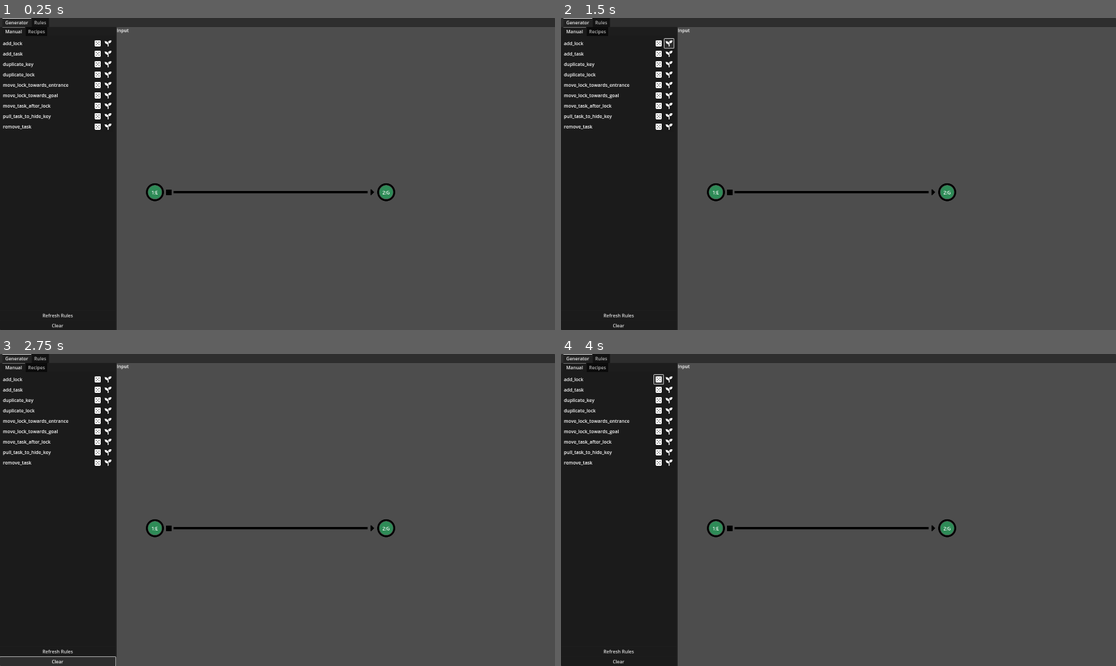
Above: before the commit, frames 1-4 (two rows, left to right).
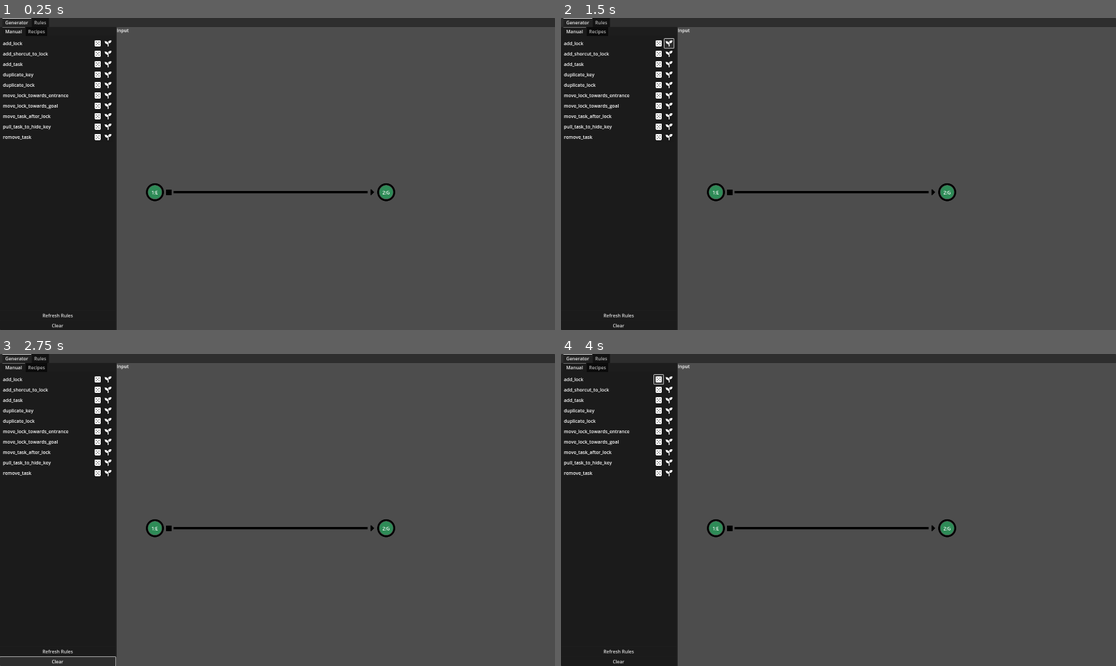
Above: after the commit, the same moments.

Repository: LVoisard/graph-reconstruction-godot
Game: Godot game, scene res://scenes/main.tscn
The game is run twice, just before and just after one commit, with the same random seed, the same clock (stepped at 60 frames per second) and the same inputs.
Inputs (mouse positions are in pixels of both pictures, inside the frame that each line leads up to):
- Up to frame 1 (0.25 s): no input
- Up to frame 2 (1.5 s): click (660, 42) at 0.52 s; click (666, 42) at 1.27 s
- Up to frame 3 (2.75 s): click "Clear" at 2 s
- Up to frame 4 (4 s): click "Refresh Rules" at 2.75 s; click (660, 378) at 3.52 s

The runs differ from the first frame. In frame 1, 0.5% of the frame differs, in the area x 0-21%, y 10-40%; in frame 2, 0.5%; in frame 3, 0.5%; in frame 4, 0.5%.

Commit message:
recipes work, need to fix 1 case but first auto placing

Diff:
--- /dev/null
+++ b/resources/context_actions/graph node/annotations/ca_graph_node_add_annotation_keep_connections.tres
@@ -0,0 +1,9 @@
+[gd_resource type="Resource" load_steps=2 format=3 uid="uid://ciew0kvosnla1"]
+
+[ext_resource type="Script" uid="uid://1tuutthgo3xt" path="res://resources/context_actions/graph node/annotations/ca_graph_node_add_annotation.gd" id="1_ecwea"]
+
+[resource]
+script = ExtResource("1_ecwea")
+type = 4
+action_text = "Keep Connections"
+metadata/_custom_type_script = "uid://dg1p4omlqndtb"
--- /dev/null
+++ b/resources/context_actions/graph node/annotations/ca_graph_node_add_annotation_keep_incoming_connections.tres
@@ -0,0 +1,9 @@
+[gd_resource type="Resource" load_steps=2 format=3 uid="uid://cmo57uhhv57hd"]
+
+[ext_resource type="Script" uid="uid://1tuutthgo3xt" path="res://resources/context_actions/graph node/annotations/ca_graph_node_add_annotation.gd" id="1_vvctf"]
+
+[resource]
+script = ExtResource("1_vvctf")
+type = 2
+action_text = "Keep Incoming Connections"
+metadata/_custom_type_script = "uid://dg1p4omlqndtb"
--- /dev/null
+++ b/resources/context_actions/graph node/annotations/ca_graph_node_add_annotation_keep_outgoing_connections.tres
@@ -0,0 +1,9 @@
+[gd_resource type="Resource" load_steps=2 format=3 uid="uid://b2qlvw5irag3q"]
+
+[ext_resource type="Script" uid="uid://1tuutthgo3xt" path="res://resources/context_actions/graph node/annotations/ca_graph_node_add_annotation.gd" id="1_0wscl"]
+
+[resource]
+script = ExtResource("1_0wscl")
+type = 3
+action_text = "Keep Outgoing Connections"
+metadata/_custom_type_script = "uid://dg1p4omlqndtb"
--- a/resources/context_actions/graph node/annotations/ca_graph_node_add_annotation_removed.tres
+++ b/resources/context_actions/graph node/annotations/ca_graph_node_add_annotation_removed.tres
@@ -4,6 +4,6 @@
 
 [resource]
 script = ExtResource("1_e7mp7")
-type = 2
+type = 5
 action_text = "Removed"
 metadata/_custom_type_script = "uid://dg1p4omlqndtb"
--- a/resources/context_actions/graph node/ca_graph_node_add_annotation.tres
+++ b/resources/context_actions/graph node/ca_graph_node_add_annotation.tres
@@ -1,12 +1,15 @@
-[gd_resource type="Resource" script_class="SubContextAction" load_steps=6 format=3 uid="uid://blc066eqywkgv"]
+[gd_resource type="Resource" script_class="SubContextAction" load_steps=9 format=3 uid="uid://blc066eqywkgv"]
 
 [ext_resource type="Script" uid="uid://dsbdscvfng6du" path="res://resources/context_actions/sub_context_action.gd" id="1_23xao"]
 [ext_resource type="Script" uid="uid://dg1p4omlqndtb" path="res://resources/context_actions/context_action.gd" id="2_8s5p5"]
 [ext_resource type="Resource" uid="uid://dw2xptmhnd58j" path="res://resources/context_actions/graph node/annotations/ca_graph_node_add_annotation_none.tres" id="3_10rpo"]
 [ext_resource type="Resource" uid="uid://dpxj1hw0du5lq" path="res://resources/context_actions/graph node/annotations/ca_graph_node_add_annotation_moved.tres" id="4_gsa2p"]
+[ext_resource type="Resource" uid="uid://cmo57uhhv57hd" path="res://resources/context_actions/graph node/annotations/ca_graph_node_add_annotation_keep_incoming_connections.tres" id="5_23xao"]
 [ext_resource type="Resource" uid="uid://b3jo45ckemtei" path="res://resources/context_actions/graph node/annotations/ca_graph_node_add_annotation_removed.tres" id="5_34xej"]
+[ext_resource type="Resource" uid="uid://ciew0kvosnla1" path="res://resources/context_actions/graph node/annotations/ca_graph_node_add_annotation_keep_connections.tres" id="5_gsa2p"]
+[ext_resource type="Resource" uid="uid://b2qlvw5irag3q" path="res://resources/context_actions/graph node/annotations/ca_graph_node_add_annotation_keep_outgoing_connections.tres" id="6_8s5p5"]
 
 [resource]
 script = ExtResource("1_23xao")
-sub_context_actions = Array[ExtResource("2_8s5p5")]([ExtResource("3_10rpo"), ExtResource("4_gsa2p"), ExtResource("5_34xej")])
+sub_context_actions = Array[ExtResource("2_8s5p5")]([ExtResource("3_10rpo"), ExtResource("4_gsa2p"), ExtResource("5_23xao"), ExtResource("6_8s5p5"), ExtResource("5_gsa2p"), ExtResource("5_34xej")])
 action_text = "Add Annotation"
--- a/resources/context_actions/graph node/ca_graph_node_change_node_type.tres
+++ b/resources/context_actions/graph node/ca_graph_node_change_node_type.tres
@@ -1,10 +1,16 @@
-[gd_resource type="Resource" script_class="SubContextAction" load_steps=4 format=3 uid="uid://tib5hh2wgcax"]
+[gd_resource type="Resource" script_class="SubContextAction" load_steps=10 format=3 uid="uid://tib5hh2wgcax"]
 
 [ext_resource type="Script" uid="uid://dsbdscvfng6du" path="res://resources/context_actions/sub_context_action.gd" id="1_bnp0e"]
 [ext_resource type="Script" uid="uid://dg1p4omlqndtb" path="res://resources/context_actions/context_action.gd" id="2_f22py"]
+[ext_resource type="Resource" uid="uid://d33tctvuqiqys" path="res://resources/context_actions/graph node/change_type/ca_graph_node_change_type_entrance.tres" id="3_a6coc"]
+[ext_resource type="Resource" uid="uid://6bokh8mlrsgl" path="res://resources/context_actions/graph node/change_type/ca_graph_node_change_type_goal.tres" id="4_v2pb7"]
 [ext_resource type="Resource" uid="uid://d37gjlpg61vng" path="res://resources/context_actions/graph node/change_type/ca_graph_node_change_type_task.tres" id="5_u2csm"]
+[ext_resource type="Resource" uid="uid://h6i5my37wotw" path="res://resources/context_actions/graph node/change_type/ca_graph_node_change_type_key.tres" id="6_j3mfi"]
+[ext_resource type="Resource" uid="uid://bgm13g8chq4s4" path="res://resources/context_actions/graph node/change_type/ca_graph_node_change_type_lock.tres" id="7_gcrpf"]
+[ext_resource type="Resource" uid="uid://d3exc2usg52tu" path="res://resources/context_actions/graph node/change_type/ca_graph_node_change_type_lock_terminal.tres" id="8_smtfx"]
+[ext_resource type="Resource" uid="uid://cl5rtu3ct3apq" path="res://resources/context_actions/graph node/change_type/ca_graph_node_change_type_any.tres" id="9_5qxsh"]
 
 [resource]
 script = ExtResource("1_bnp0e")
-sub_context_actions = Array[ExtResource("2_f22py")]([ExtResource("5_u2csm")])
+sub_context_actions = Array[ExtResource("2_f22py")]([ExtResource("3_a6coc"), ExtResource("4_v2pb7"), ExtResource("5_u2csm"), ExtResource("6_j3mfi"), ExtResource("7_gcrpf"), ExtResource("8_smtfx"), ExtResource("9_5qxsh")])
 action_text = "Change Node Type"
--- a/resources/context_actions/graph node/change_type/ca_graph_node_change_type_any.tres
+++ b/resources/context_actions/graph node/change_type/ca_graph_node_change_type_any.tres
@@ -4,5 +4,5 @@
 
 [resource]
 script = ExtResource("1_tpe5h")
-type = 5
+type = 6
 action_text = "Any"
--- /dev/null
+++ b/resources/context_actions/graph node/change_type/ca_graph_node_change_type_lock_terminal.tres
@@ -0,0 +1,8 @@
+[gd_resource type="Resource" load_steps=2 format=3 uid="uid://d3exc2usg52tu"]
+
+[ext_resource type="Script" uid="uid://bqbfav8i5hg15" path="res://resources/context_actions/graph node/change_type/ca_graph_node_change_type.gd" id="1_xs0vt"]
+
+[resource]
+script = ExtResource("1_xs0vt")
+type = 5
+action_text = "Lock (Terminal)"
--- a/resources/context_actions/graph/ca_graph_create_new.gd
+++ b/resources/context_actions/graph/ca_graph_create_new.gd
@@ -3,7 +3,7 @@
 func perform_context_action(node: Node) -> void:
 	print("creating new node")
 	if prefab == null:
-		prefab = load("res://scripts/graph_node/rule_graph_node.tscn")
+		prefab = load("res://scripts/graph_node/rule/rule_graph_node.tscn")
 
 	var inst = prefab.instantiate() as Control
 	inst.position = node.get_global_mouse_position() - inst.get_rect().size / 2
--- a/scenes/generator_controller.gd
+++ b/scenes/generator_controller.gd
@@ -4,8 +4,12 @@
 
 @onready var generator_rules_container: Control = $"HBoxContainer/Left Bar/Panel/HBoxContainer/TabContainer/Manual/VBoxContainer"
 @onready var generator_graph: MyGraph = $"HBoxContainer/Input Graph Viewport/SubViewport/Control/input graph"
+@onready var recipes: Recipes = $"HBoxContainer/Left Bar/Panel/HBoxContainer/TabContainer/Recipes"
+
 
 func _ready() -> void:
+	recipes.apply_rule_random.connect(apply_rule_random)
+	recipes.apply_rule_lsystem.connect(apply_rule_lsystem)
 	refresh_rules()
 	clear()
 
@@ -209,6 +213,14 @@
 					var other = pattern_output.nodes.values().find_custom(func(x): return x.annotation == ann)
 					edge.target = m[other+1]
 					external_edges.append(edge)
+			#connection is inside the pattern
+		elif src_in_match && tgt_in_match:
+			if pattern_output.nodes[mapped_nodes_reversed[edge.source]].annotation == "KeepConnections" or pattern_output.nodes[mapped_nodes_reversed[edge.target]].annotation == "KeepConnections":
+				external_edges.append(edge)
+			elif pattern_output.nodes[mapped_nodes_reversed[edge.target]].annotation == "KeepIncomingConnections":
+				external_edges.append(edge)
+			elif pattern_output.nodes[mapped_nodes_reversed[edge.source]].annotation == "KeepOutgoingConnections":
+				external_edges.append(edge)
 
 	#remove connections from the nodes
 	for target_graph_node_id in m.values():
--- a/scenes/recipe_tree.gd
+++ b/scenes/recipe_tree.gd
@@ -14,7 +14,6 @@
 func build_tree(recipe_file: String) -> void:
 	clear()
 	var scanned_files = get_recipe_rules(recipe_file)
-	current_step = get_root()
 
 	set_column_title(NAME_COLUMN_INDEX, "Name")
 	set_column_title(MIN_COLUMN_INDEX, "Min")
@@ -26,6 +25,7 @@
 	set_column_custom_minimum_width(MAX_COLUMN_INDEX, 32)
 
 	var root = create_item()
+
 	root.set_text(NAME_COLUMN_INDEX, scanned_files.name)
 	root.set_editable(NAME_COLUMN_INDEX, false)
 	root.set_metadata(NAME_COLUMN_INDEX, scanned_files)
@@ -33,33 +33,35 @@
 	for file in scanned_files.rules:
 		var f = create_item(root)
 		f.set_editable(NAME_COLUMN_INDEX, false)
+		f.set_editable(MIN_COLUMN_INDEX, true)
+		f.set_editable(MAX_COLUMN_INDEX, true)
 		f.set_text(NAME_COLUMN_INDEX, file.name)
+		f.set_text(MIN_COLUMN_INDEX, file.min)
+		f.set_text(MAX_COLUMN_INDEX, file.max)
 		f.add_button(ACTION_COLUMN_INDEX, load("res://assets/icons/white/minus_small.png"))
 		f.set_metadata(ACTION_COLUMN_INDEX, "remove")
-		f.set_metadata(NAME_COLUMN_INDEX, file.path)
+		f.set_metadata(NAME_COLUMN_INDEX, file)
 
 	if on_item_button_pressed not in self.button_clicked.get_connections().map(func(x): return x["callable"]):
 		self.button_clicked.connect(on_item_button_pressed)
 
 	new_rule_child = create_item(root)
 	new_rule_child.set_editable(NAME_COLUMN_INDEX, false)
-	new_rule_child.set_editable(MIN_COLUMN_INDEX, false)
-	new_rule_child.set_editable(MAX_COLUMN_INDEX, false)
 	new_rule_child.set_text(NAME_COLUMN_INDEX, "Add Step")
 	new_rule_child.add_button(ACTION_COLUMN_INDEX, load("res://assets/icons/white/plus_small.png"))
 	new_rule_child.set_metadata(ACTION_COLUMN_INDEX, "add")
 
 
+	current_step = root.get_first_child()
 	#file_tree.check_propagated_to_item.connect(prop)
 
 
 func on_item_button_pressed(item: TreeItem, col, id, ind) -> void:
-	var path = item.get_metadata(NAME_COLUMN_INDEX)
 	var action = item.get_metadata(ACTION_COLUMN_INDEX)
 	if action == "remove":
 		var confirm = ConfirmationDialog.new()
 		get_tree().root.add_child(confirm)
-		confirm.confirmed.connect(remove_rule.bind(item, path, confirm))
+		confirm.confirmed.connect(remove_rule.bind(item, confirm))
 		confirm.close_requested.connect((func(x): x.queue_free()))
 		confirm.canceled.connect((func(x): x.queue_free()))
 		confirm.move_to_center()
@@ -76,13 +78,18 @@
 		load_rule_diag.show()
 
 
-func remove_rule(item: TreeItem, path: String, confirm) -> void:
+func remove_rule(item: TreeItem, confirm) -> void:
 	print("deleting file")
 	item.free()
 	confirm.queue_free()
 
-func get_next() -> TreeItem:
-	return current_step.get_next()
+func get_next() -> JsonItemFile:
+	var to_return = current_step
+	if current_step == null:
+		return null
+	current_step = current_step.get_next()
+
+	return to_return.get_metadata(NAME_COLUMN_INDEX)
 
 func add_rule(confirm) -> void:
 	print("add ", confirm.current_path)
@@ -105,9 +112,9 @@
 	rules.name = path.get_basename()
 	rules.path = path
 	while not file.eof_reached():
+		var params = line.split(",") as PackedStringArray
+		rules.rules.append(JsonItemFile.new(params.get(0), params.get(1), params.get(2), params.get(3)))
 		line = file.get_line()
-		var params = line.split(",")
-		rules.rules.append(JsonItemFile.new(params[0], params[1], params[2], params[2]))
 
 	return rules
 
@@ -131,10 +138,9 @@
 	var min: String
 	var max: String
 
-	func _init(file_name: String, dir: DirAccess, min: String, max: String) -> void:
-		var base_file_path = dir.get_current_dir(false).path_join(file_name)
+	func _init(file_name: String, dir: String, min: String, max: String) -> void:
 		self.name = file_name
-		self.path = base_file_path
+		self.path = dir
 		self.min = min
 		self.max = max
 
--- a/scenes/recipes.gd
+++ b/scenes/recipes.gd
@@ -1,4 +1,7 @@
-extends Control
+class_name Recipes extends Control
+
+signal apply_rule_random(file_name)
+signal apply_rule_lsystem(file_name)
 
 @onready var load_file_dialog: FileDialog = $"Load Recipe"
 @onready var save_file_dialog: FileDialog = $"Save Recipe"
@@ -19,7 +22,7 @@
 		if current.get_text(recipe_tree.NAME_COLUMN_INDEX) != "Add Step":
 			recipe.append([
 				current.get_text(recipe_tree.NAME_COLUMN_INDEX),
-				current.get_metadata(recipe_tree.NAME_COLUMN_INDEX),
+				current.get_metadata(recipe_tree.NAME_COLUMN_INDEX).path,
 				current.get_text(recipe_tree.MIN_COLUMN_INDEX),
 				current.get_text(recipe_tree.MAX_COLUMN_INDEX)
 				])
@@ -35,3 +38,29 @@
 func load_recipe() -> void:
 	recipe_tree.build_tree(load_file_dialog.current_path)
 	print("load", load_file_dialog.current_path)
+
+func iterate_recipe() -> void:
+	var step = recipe_tree.get_next()
+	if step == null:
+		print("Finished recipe")
+		return
+	await process_step(step)
+
+func complete_recipe() -> void:
+	var step = recipe_tree.get_next()
+	while step != null:
+		await process_step(step)
+		step = recipe_tree.get_next()
+
+func process_step(step) -> void:
+	print("processing ", step.name)
+	if int(step.min) == -1 and int(step.max) == -1:
+		apply_rule_lsystem.emit(step.path.get_file())
+	else:
+		for i in range(0, randi_range(int(step.min), int(step.max))):
+			print(i + 1)
+			apply_rule_random.emit(step.path.get_file())
+			await get_tree().process_frame
+			await get_tree().process_frame
+			await get_tree().process_frame
+			await get_tree().process_frame
--- a/scenes/recipes.tscn
+++ b/scenes/recipes.tscn
@@ -63,9 +63,9 @@
 script = ExtResource("3_g44oj")
 
 [node name="Load Recipe" type="FileDialog" parent="."]
-title = "Load Recipe"
+title = "Open a File"
 initial_position = 2
-ok_button_text = "Load"
+ok_button_text = "Open"
 file_mode = 0
 root_subfolder = "recipes"
 
@@ -76,3 +76,5 @@
 
 [connection signal="button_down" from="VBoxContainer/HBoxContainer/load" to="Load Recipe" method="set_visible" binds= [true]]
 [connection signal="button_down" from="VBoxContainer/Recipe Menu/save" to="Save Recipe" method="set_visible" binds= [true]]
+[connection signal="button_down" from="VBoxContainer/Recipe Menu/Iterate" to="." method="iterate_recipe"]
+[connection signal="button_down" from="VBoxContainer/Recipe Menu/Complete" to="." method="complete_recipe"]
--- a/scripts/graph/graph.gd
+++ b/scripts/graph/graph.gd
@@ -4,7 +4,7 @@
 const graph_node_prefab: PackedScene = preload("res://scripts/graph_node/rule/rule_graph_node.tscn")
 const connection_prefab: PackedScene = preload("res://scripts/connection/connection.tscn")
 
-var nodes: Array[MyGraphNode] = []
+var nodes: Array[RuleGraphNode] = []
 var connections: Array[Connection] = []
 
 var current_id: int = 0
@@ -16,7 +16,7 @@
 	child_exiting_tree.connect(on_child_exited)
 
 func on_child_entered(child: Node) -> void:
-	if child is MyGraphNode:
+	if child is RuleGraphNode:
 		move_child(child, -1)
 		nodes.append(child)
 		assign_node_id(child)
@@ -25,7 +25,7 @@
 		connections.append(child)
 
 func on_child_exited(child: Node) -> void:
-	if child is MyGraphNode:
+	if child is RuleGraphNode:
 		if child in nodes:
 			nodes.remove_at(nodes.find(child))
 			free_ids.append(child.id)
@@ -34,7 +34,7 @@
 		if child in connections:
 			connections.remove_at(connections.find(child))
 
-func assign_node_id(node: MyGraphNode) -> void:
+func assign_node_id(node: RuleGraphNode) -> void:
 	var new_id:int = -1
 	if free_ids.is_empty():
 		current_id = nodes.size()
@@ -99,8 +99,8 @@
 		var new_con = copy_con(con)
 		new_con.set_connection_nodes(node_map[con.connection_nodes[0]], node_map[con.connection_nodes[1]])
 
-func copy_node(node: MyGraphNode) -> MyGraphNode:
-	var new_node = graph_node_prefab.instantiate() as MyGraphNode
+func copy_node(node: RuleGraphNode) -> RuleGraphNode:
+	var new_node = graph_node_prefab.instantiate() as RuleGraphNode
 	add_child(new_node)
 	new_node.copy_node(node)
 	return new_node
--- a/scripts/graph_node/graph_node.gd
+++ b/scripts/graph_node/graph_node.gd
@@ -64,6 +64,11 @@
 			visual.texture = visual_texture_square
 			visual.self_modulate = Color.BLACK
 			label.self_modulate = Color.WHITE
+		NodeType.LOCK_TERMINAL:
+			outline.texture = outline_texture_round
+			visual.texture = visual_texture_round
+			visual.self_modulate = Color.BLACK
+			label.self_modulate = Color.WHITE
 
 
 func on_moved() -> void:
@@ -94,5 +99,6 @@
 	TASK,
 	KEY,
 	LOCK,
+	LOCK_TERMINAL,
 	ANY,
 }
--- a/scripts/graph_node/rule/rule_graph_node.gd
+++ b/scripts/graph_node/rule/rule_graph_node.gd
@@ -8,5 +8,8 @@
 enum Annotation {
 	None,
 	Moved,
-	Removed,
+	KeepIncomingConnections,
+	KeppOutgoingConnections,
+	KeepConnections,
+	Removed
 }
Not shown, changed: recipes/test.txt
Not shown, added: rules/add_shorcut_to_lock.txt
Not shown, changed: rules/duplicate_key.txt
Not shown, changed: rules/duplicate_lock.txt
Not shown, changed: rules/move_lock_towards_entrance.txt
Not shown, changed: rules/move_lock_towards_goal.txt
Not shown, changed: rules/pull_task_to_hide_key.txt
